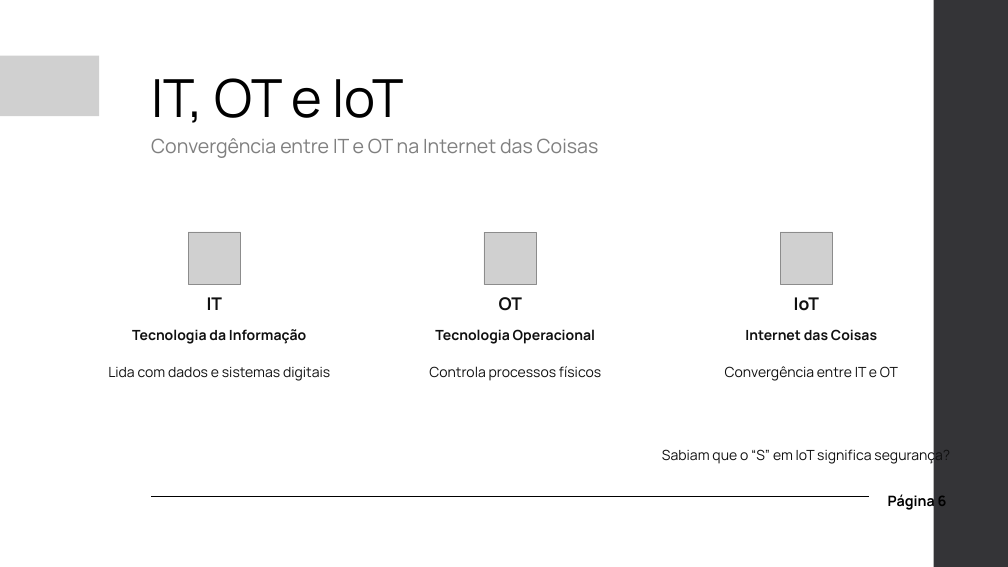
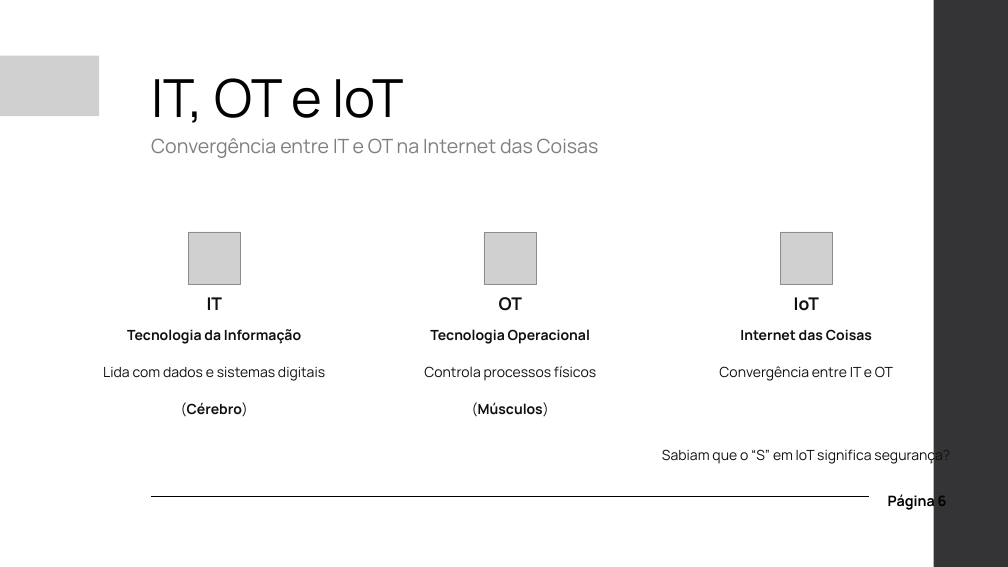
Before and after one commit to pedroaovieira/osint, a slide deck: slide 6 of presentation/ffonseca/2025_10_23_FFonseca_Cybersecurity_OT.pptx. Drawn at 1008x567 pixels with LibreOffice and Linux fonts; fonts in the diff are those of the drawing; grey boxes stand for pictures; background and template pictures are left out. Boxes give left, top, right and bottom in pixels: in the first picture for what was removed or moved away, otherwise in the second. Text is boxed around its words. In the diff, an @@ line names an element or a change of style, - is before the commit and + after.

```diff
--- a/presentation/ffonseca/2025_10_23_FFonseca_Cybersecurity_OT.pptx
+++ b/presentation/ffonseca/2025_10_23_FFonseca_Cybersecurity_OT.pptx
@@ text "Internet das Coisas": place and size @@
-text "Internet das Coisas" at (725,329,898,381)
+text "Internet das Coisas" at (719,329,893,381)
@@ text at (181,402,248,417): paragraph added @@
+(Cérebro)
@@ text at (472,402,549,417): paragraph added @@
+(Músculos)
```
Also in this commit, not shown: 3 other slides changed, 1 slide added, 1 other file.
